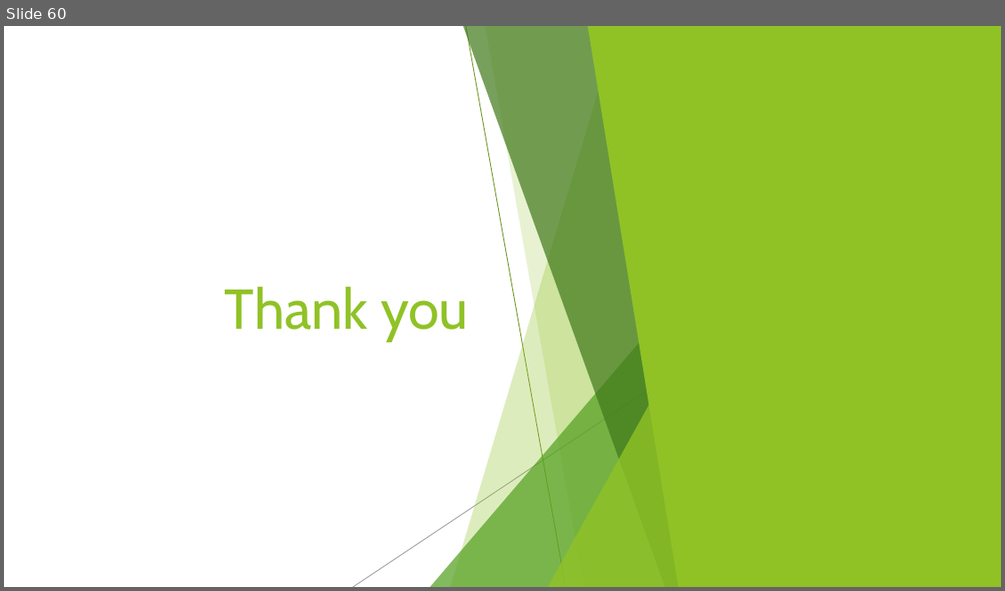
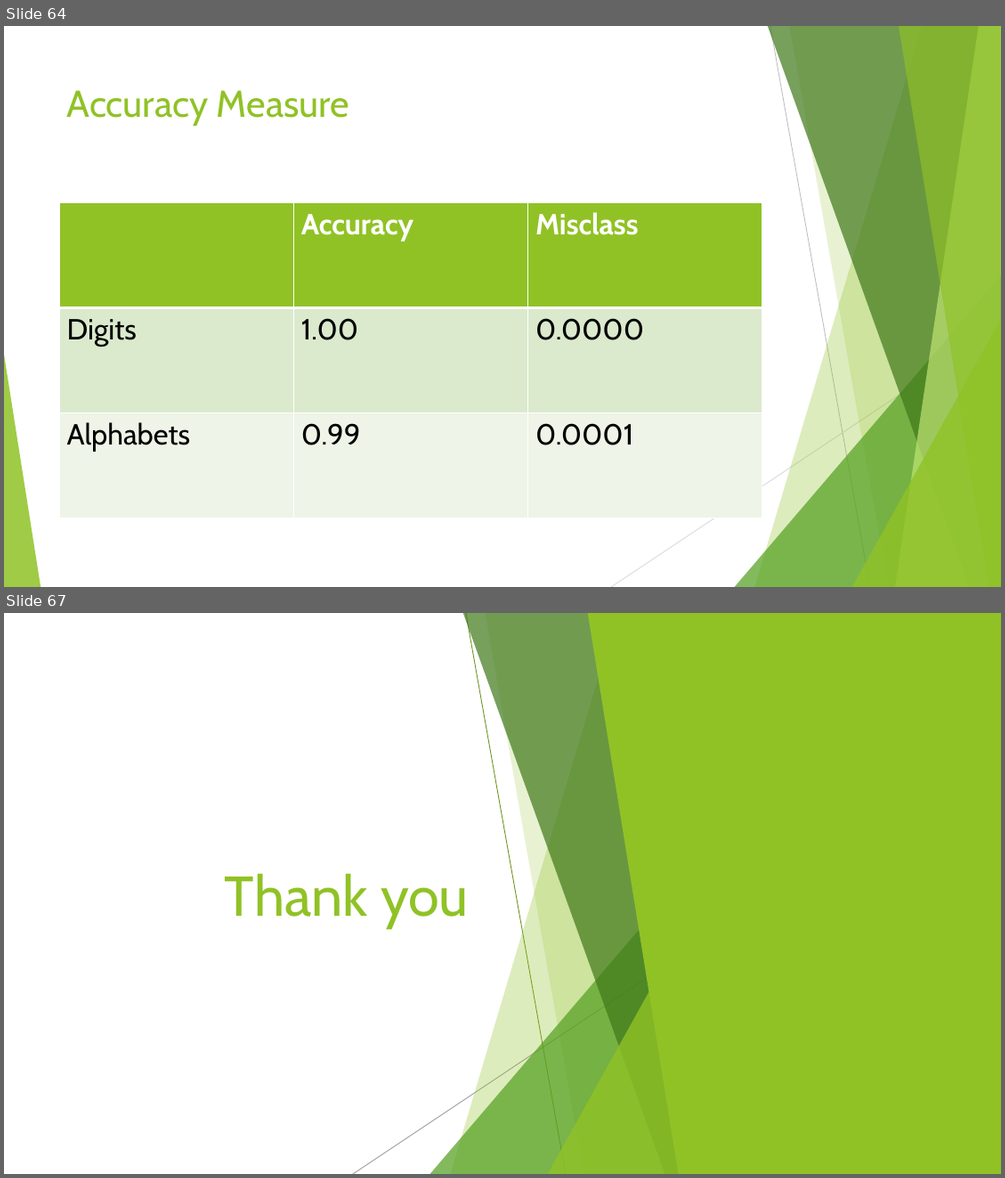
Before and after one commit to sandipgoswami/Mythesis, a slide deck: Sign language/Defence PPT/Sandip-thesis.pptx. Shown one above the other, each under a label of ours: slide 60 before the commit, slides 64 and 67 after it; the slides between them are not shown. The pictures are 1005x591 and 1005x1178 pixels, drawn with LibreOffice and Linux fonts; fonts in the diff are those of the drawing. Boxes give left, top, right and bottom in pixels: in the first picture for what was removed or moved away, otherwise in the second. Text is boxed around its words. In the diff, an @@ line names an element or a change of style, - is before the commit and + after.

```diff
--- a/Sign language/Defence PPT/Sandip-thesis.pptx
+++ b/Sign language/Defence PPT/Sandip-thesis.pptx
@@ slide 64 added at [4, 26, 1001, 587], background #FFFFFF; not listed: 8 template elements that a slide beside it also shows @@
@@ line added from (770, 26) to (870, 587), #BFBFBF 0.75 pt @@
@@ title added at [67, 90, 349, 126], 36 pt, text #90C226 @@
+Accuracy Measure
@@ table added at [59, 202, 761, 518], 3 rows, 3 columns @@
+ | Accuracy | Misclass
+Digits | 1.00 | 0.0000
+Alphabets | 0.99 | 0.0001
@@ line added from (1001, 328) to (611, 587), #D9D9D9 0.75 pt @@
@@ what was slide 60 is now slide 67 @@
```
Also in this commit, not shown: 13 slides changed, 6 other slides added, 6 other files.
